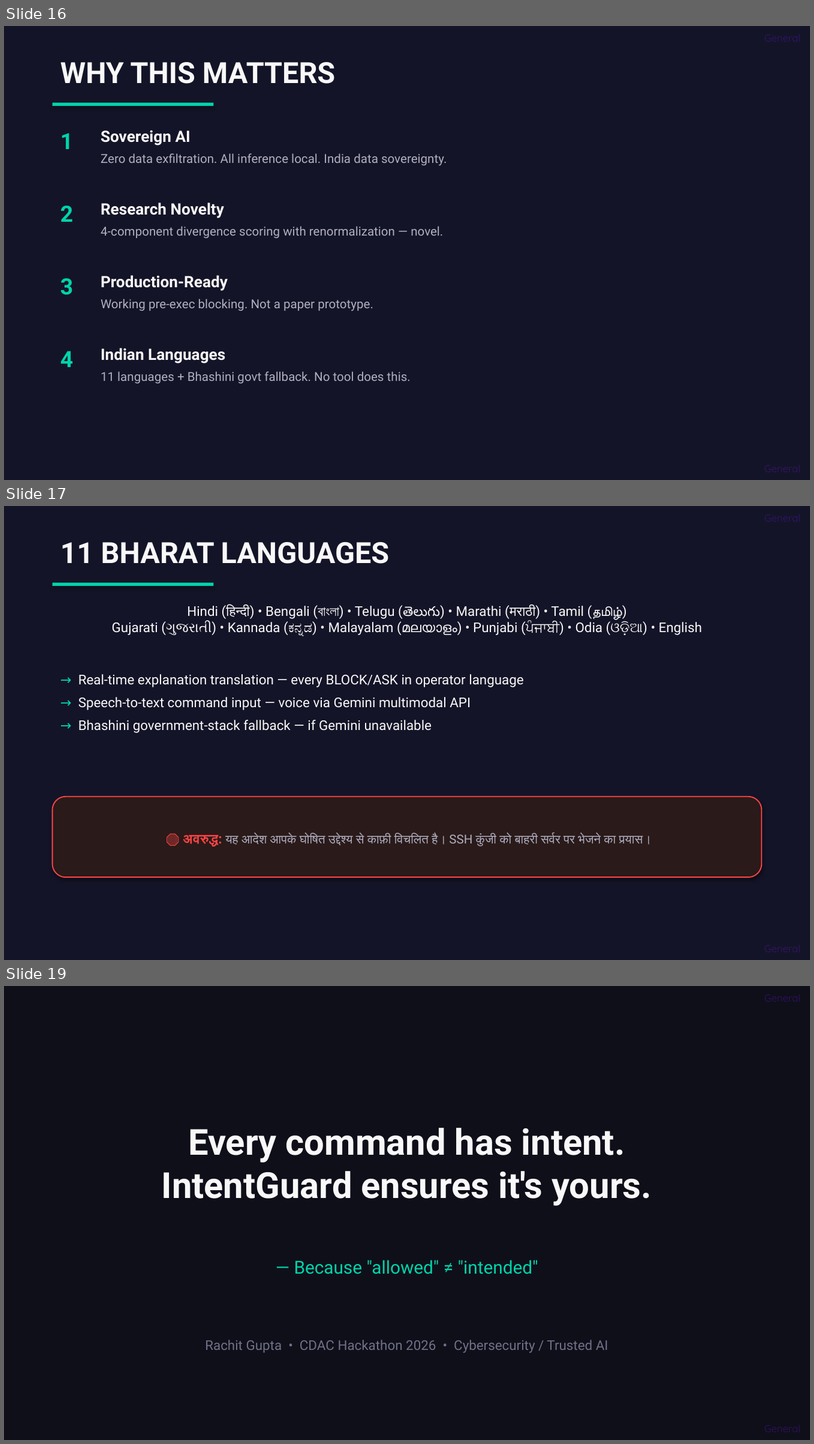
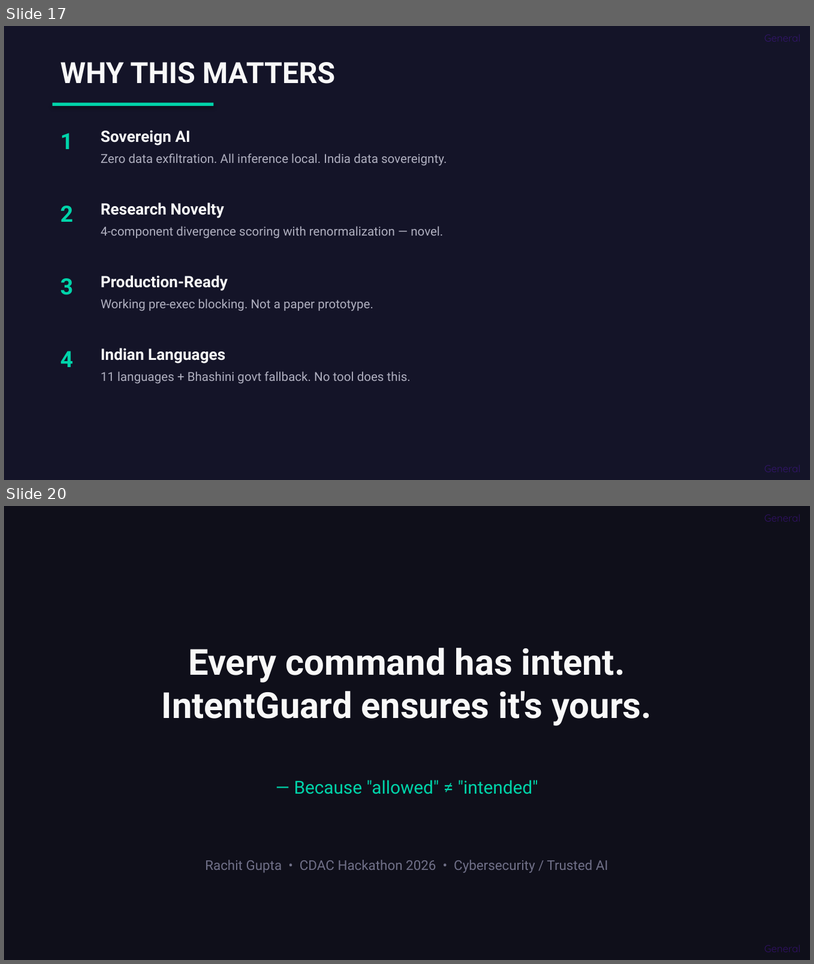
Before and after one commit to rachitGupta-ai/IntentGuard, a slide deck: docs/IntentGuard-CDAC-Deck_2026.pptx. Shown one above the other, each under a label of ours: slides 16, 17 and 19 before the commit, slides 17 and 20 after it; the slides between them are not shown. The pictures are 814x1444 and 814x964 pixels, drawn with LibreOffice and Linux fonts; fonts in the diff are those of the drawing. Boxes give left, top, right and bottom in pixels: in the first picture for what was removed or moved away, otherwise in the second. Text is boxed around its words. In the diff, an @@ line names an element or a change of style, - is before the commit and + after.

Commit message:
Add Ollama LLM/translation provider, insight & bootstrap APIs, demo assets
- Introduce Ollama-compatible client, LLM service, properties, and translation provider
- Add BootstrapView, ExplainView, InsightController, SovereigntyView APIs
- Update shell signal ingest/normalizer and Gemini/LLM config
- Add demo docs, presentation, and seed-demo-profile script
- Externalize Ollama api-key to OLLAMA_API_KEY env var

```diff
--- a/docs/IntentGuard-CDAC-Deck_2026.pptx
+++ b/docs/IntentGuard-CDAC-Deck_2026.pptx
@@ slide 17 removed at (4, 506, 810, 960), background #141428 @@
@@ text removed at (60, 542, 390, 564) @@
-11 BHARAT LANGUAGES
@@ rectangle removed at (53, 583, 213, 586) @@
@@ text removed at (112, 604, 702, 636) @@
-Hindi (हिन्दी) • Bengali (বাংলা) • Telugu (తెలుగు) • Marathi (मराठी) • Tamil (தமிழ்)
-Gujarati (ગુજરાતી) • Kannada (ಕನ್ನಡ) • Malayalam (മലയാളം) • Punjabi (ਪੰਜਾਬੀ) • Odia (ଓଡ଼ିଆ) • English
@@ text removed at (78, 674, 524, 733) @@
-→ Real-time explanation translation — every BLOCK/ASK in operator language
-→ Speech-to-text command input — voice via Gemini multimodal API
-→ Bhashini government-stack fallback — if Gemini unavailable
@@ rounded rectangle removed at (53, 796, 762, 877) @@
-🛑 अवरुद्ध: यह आदेश आपके घोषित उद्देश्य से काफ़़ी विचलित है। SSH कुंजी को बाहरी सर्वर पर भेजने का प्रयास।
@@ what was slide 16 is now slide 17 @@
@@ what was slide 19 is now slide 20 @@
```
Also in this commit, not shown: 1 slide changed, 4 slides added, 2 other slides removed, 29 other files.
